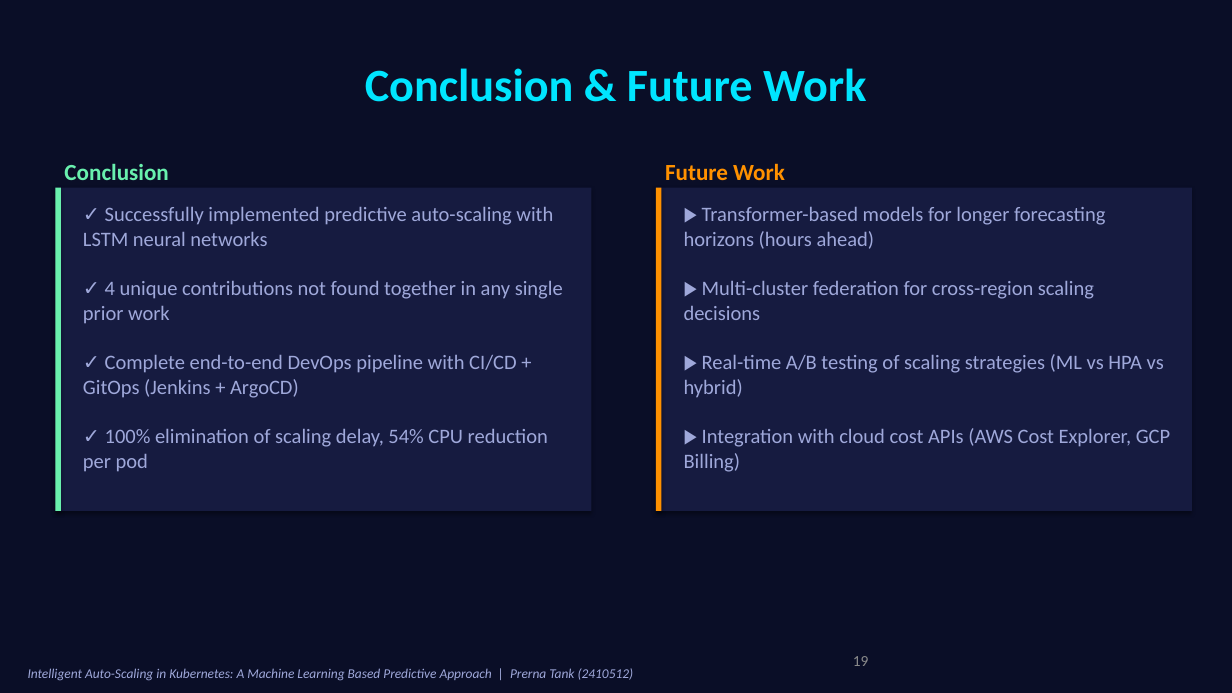
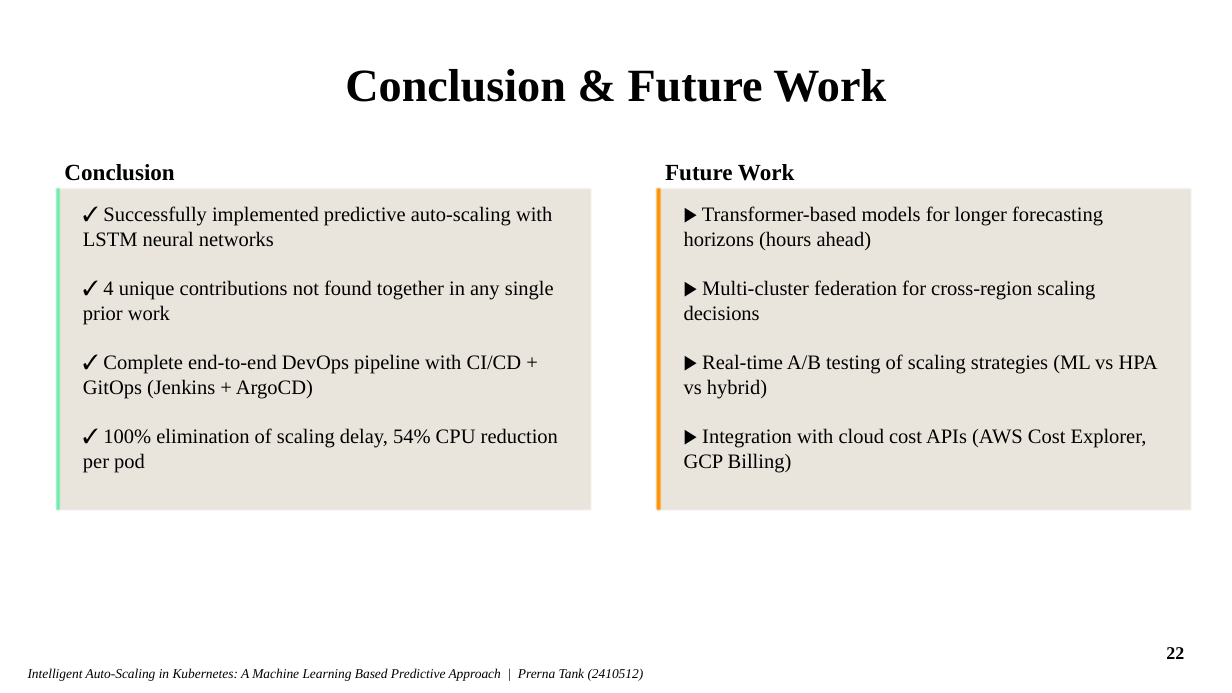
Before and after one commit to prerna3640/HA-K8S1, a slide deck: slide 22 of presentation/Thesis_Presentation_Prerna_Tank.pptx (slide 19 before the commit). Drawn at 1232x693 pixels with LibreOffice and Linux fonts; fonts in the diff are those of the drawing; background and template pictures are left out. Boxes give left, top, right and bottom in pixels: in the first picture for what was removed or moved away, otherwise in the second. Text is boxed around its words. In the diff, an @@ line names an element or a change of style, - is before the commit and + after.

```diff
--- a/presentation/Thesis_Presentation_Prerna_Tank.pptx
+++ b/presentation/Thesis_Presentation_Prerna_Tank.pptx
@@ background #0A0E27 to #FFFFFF @@
@@ text "Conclusion & Future Work" at (x1=345, y1=69, x2=886, y2=102): font Calibri to Times New Roman, text colour #00E5FF to #000000 @@
@@ text "Conclusion" at (x1=64, y1=164, x2=174, y2=181): font Calibri to Times New Roman, text colour #69F0AE to #000000 @@
@@ text "Future Work" at (x1=665, y1=164, x2=794, y2=181): font Calibri to Times New Roman, text colour #FF9100 to #000000 @@
@@ rectangle at (x1=55, y1=188, x2=61, y2=511): shadow off @@
@@ rectangle at (x1=55, y1=188, x2=592, y2=511): fill #161B40 to #E9E5DC; shadow off @@
@@ rectangle at (x1=656, y1=188, x2=662, y2=511): shadow off @@
@@ rectangle at (x1=656, y1=188, x2=1192, y2=511): fill #161B40 to #E9E5DC; shadow off @@
@@ font Calibri to Times New Roman, text colour #9FA8DA to #000000 in 3 elements at (x1=28, y1=668, x2=644, y2=681), (x1=83, y1=206, x2=558, y2=473), (x1=684, y1=206, x2=1158, y2=473) @@
@@ page number removed at (x1=853, y1=656, x2=869, y2=666) @@
-19
@@ ellipse added at (x1=1155, y1=632, x2=1196, y2=673), outline #FFFFFF 1 pt @@
@@ page number added at (x1=1166, y1=647, x2=1184, y2=659), 14 pt, text #000000, bold @@
+22
```
Also in this commit, not shown: 17 other slides changed, 5 slides added, 2 slides removed, 60 other files.
